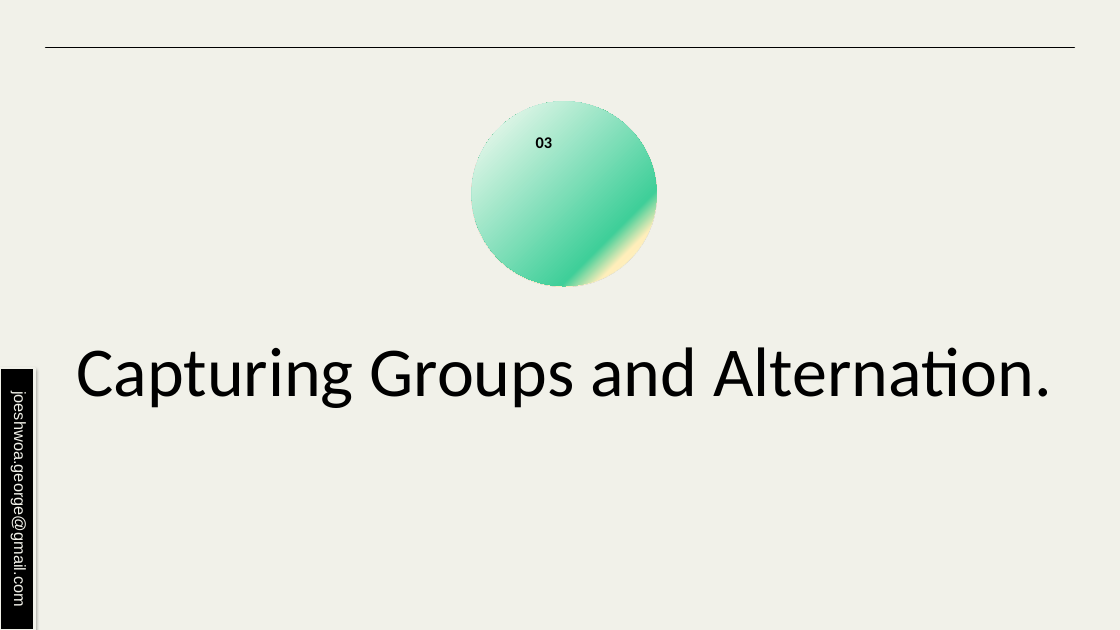
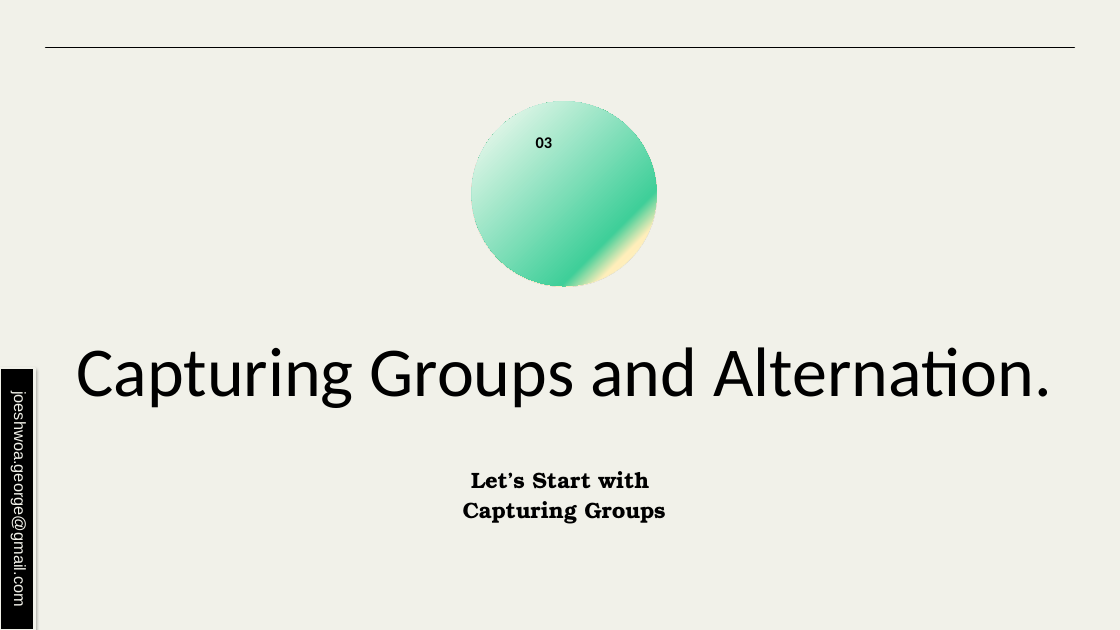
Before and after one commit to joeshwoa/Supabase_course_content, a slide deck: slide 15 of Mastering Supabase Session7.pptx. Drawn at 1120x630 pixels with LibreOffice and Linux fonts; fonts in the diff are those of the drawing. Boxes give left, top, right and bottom in pixels: in the first picture for what was removed or moved away, otherwise in the second. Text is boxed around its words. In the diff, an @@ line names an element or a change of style, - is before the commit and + after.

```diff
--- a/Mastering Supabase Session7.pptx
+++ b/Mastering Supabase Session7.pptx
@@ text added at bbox=[463, 471, 665, 524], 19 pt, text #000000, bold @@
+Let’s Start with
+Capturing Groups
```
Also in this commit, not shown: 2 other slides changed, 10 other files.
